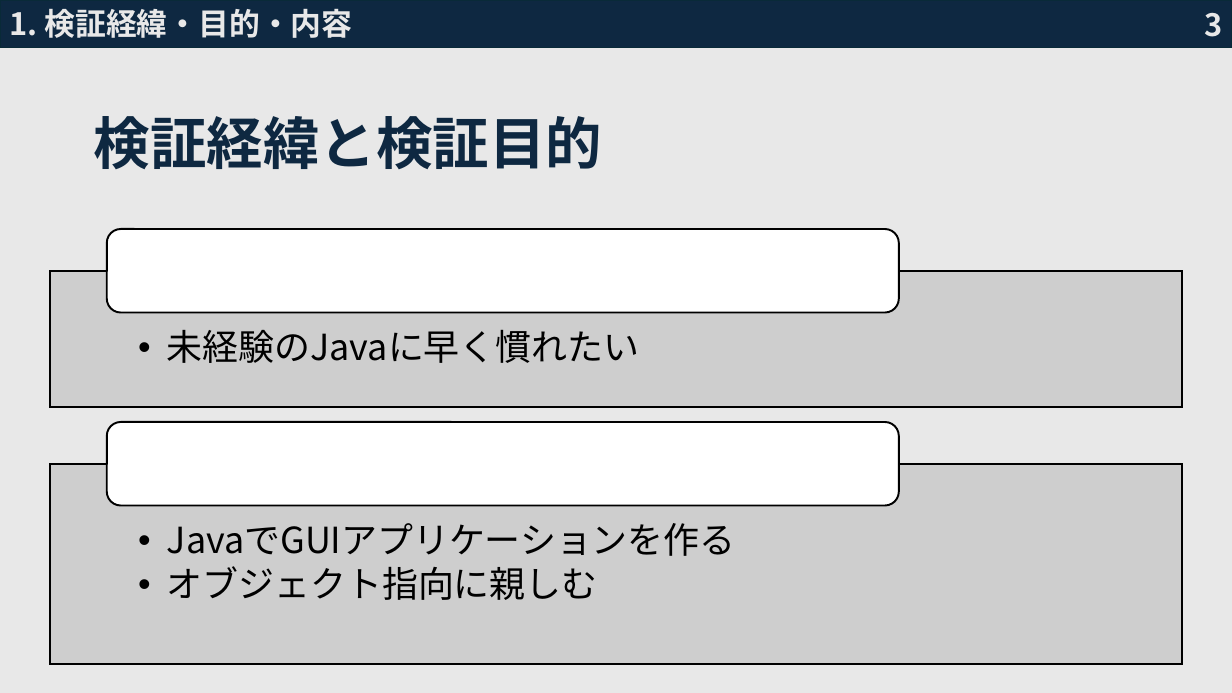
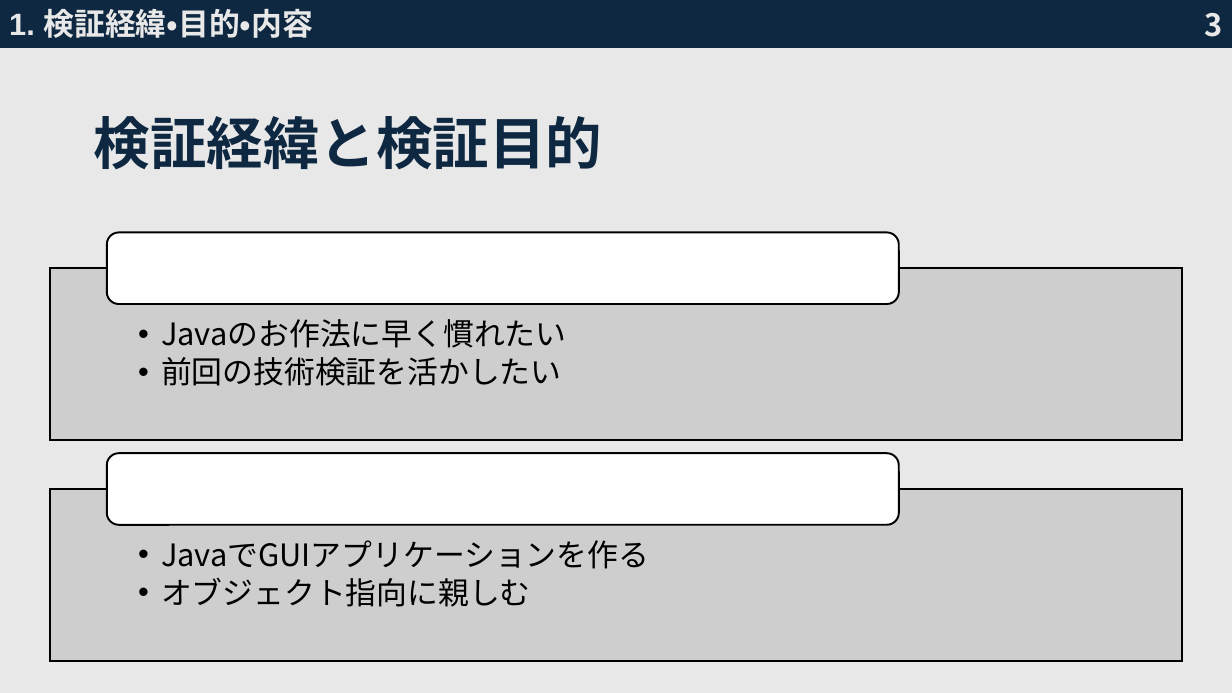
Before and after one commit to sahokk/JavaDakoku0502, a slide deck: slide 4 of 技術検証発表資料2.pptx. Drawn at 1232x693 pixels with LibreOffice and Linux fonts; fonts in the diff are those of the drawing. Boxes give left, top, right and bottom in pixels: in the first picture for what was removed or moved away, otherwise in the second. Text is boxed around its words. In the diff, an @@ line names an element or a change of style, - is before the commit and + after.

Commit message:
色々なおした。ElementNotInteractiveがおかしい

```diff
--- a/技術検証発表資料2.pptx
+++ b/技術検証発表資料2.pptx
@@ text "1. 検証経緯・目的・内容" at [9, 9, 313, 38]: font Noto Sans CJK JP to Arial @@
@@ rounded rectangle: place and size @@
-rounded rectangle at [107, 229, 899, 312]
+rounded rectangle at [107, 233, 899, 304]
@@ rectangle: place and size @@
-rectangle at [50, 271, 1182, 407]
+rectangle at [50, 268, 1182, 440]
@@ text added at [161, 319, 566, 386], 24 pt, text #000000 @@
+  • Javaのお作法に早く慣れたい
+  • 前回の技術検証を活かしたい
@@ text removed at [167, 330, 639, 363] @@
-  • 未経験のJavaに早く慣れたい
@@ rounded rectangle: place and size @@
-rounded rectangle at [107, 422, 899, 506]
+rounded rectangle at [107, 454, 899, 525]
@@ text "JavaでGUIアプリケーションを作る": place and size @@
-text "JavaでGUIアプリケーションを作る" at [167, 523, 736, 600]
+text "JavaでGUIアプリケーションを作る" at [161, 540, 649, 607]
@@ text "JavaでGUIアプリケーションを作る" at [161, 540, 649, 607]: size 28 to 24 pt; indent changed @@
@@ rectangle: place and size @@
-rectangle at [50, 464, 1182, 665]
+rectangle at [50, 489, 1182, 661]
```
Also in this commit, not shown: 11 other slides changed, 15 slides added, 8 slides removed, 31 other files.
